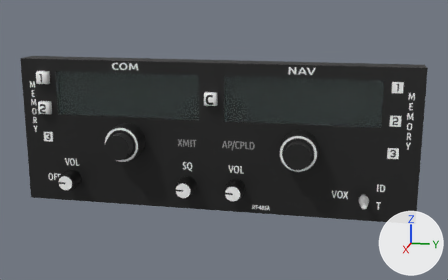
Renders of the Blender file Models/Interior/Panel/Avionics/com-nav/com-nav-1.blend from each side of a commit.
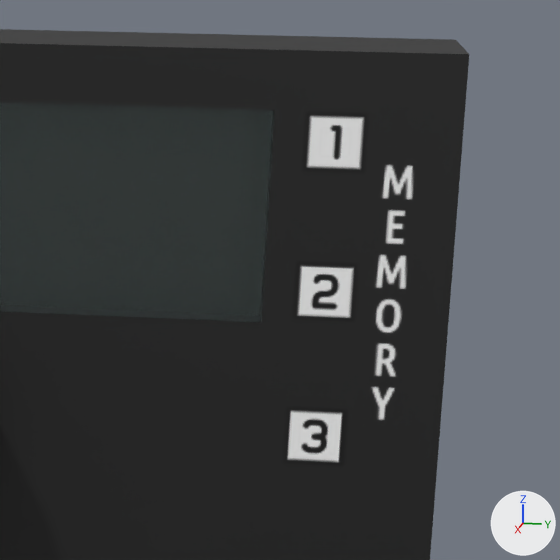
The first picture shows the older version from a 50 mm camera at (0.2342, 0.0519, 0.0582) aimed at (0.0003, 0.0051, -0.0003). The close-ups show both versions on the part from 72% to 100% of the width and 20% to 65% of the height of that picture; other places that the commit changed are outside them. Every picture has the same lights, and +X, +Y and +Z are marked at lower right.

Before the edit, the objects in view are built like this:
```python
me_cube_004 = bpy.data.meshes.new('Cube.004')
me_cube_004.from_pydata(...)  # 16 vertices, 13 faces; spans x -0.0015..0.0015, y -0.0025..0.0025, z -0.0025..0.0025
me_cube_004.polygons.foreach_set('use_smooth', [True] * 13)
me_cube_004.materials.append(mat_buttonmaterial)  # picture img_com_nav_png
me_cube_005 = bpy.data.meshes.new('Cube.005')
me_cube_005.from_pydata(...)  # 16 vertices, 13 faces; spans x -0.0015..0.0015, y -0.0025..0.0025, z -0.0025..0.0025
me_cube_005.polygons.foreach_set('use_smooth', [True] * 13)
me_cube_005.materials.append(mat_buttonmaterial)  # picture img_com_nav_png
me_cube_006 = bpy.data.meshes.new('Cube.006')
me_cube_006.from_pydata(...)  # 16 vertices, 13 faces; spans x -0.0015..0.0015, y -0.0025..0.0025, z -0.0025..0.0025
me_cube_006.polygons.foreach_set('use_smooth', [True] * 13)
me_cube_006.materials.append(mat_buttonmaterial)  # picture img_com_nav_png
me_plane_004 = bpy.data.meshes.new('Plane.004')
me_plane_004.from_pydata(...)  # 34 vertices, 2 faces; spans x 0.0, y -0.065..0.065, z -0.0089..0.0089
me_plane_004.materials.append(mat_glassmaterial)  # white #e5ffff
ob_glass = bpy.data.objects.new('Glass', me_plane_004)
ob_glass.location = (0.0, 0.0, 0.01607)
ob_navmemory1button = bpy.data.objects.new('NAVMemory1Button', me_cube_004)
ob_navmemory1button.location = (0.0015, 0.07, 0.0225)
ob_navmemory1button.hide_set(True)
ob_navmemory2button = bpy.data.objects.new('NAVMemory2Button', me_cube_005)
ob_navmemory2button.location = (0.0015, 0.07, 0.01)
ob_navmemory2button.hide_set(True)
ob_navmemory3button = bpy.data.objects.new('NAVMemory3Button', me_cube_006)
ob_navmemory3button.location = (0.0015, 0.07, -0.0025)
ob_navmemory3button.hide_set(True)
# also in view: 'Face.' at (0.0, 0.0, 0.0); 'Case' at (-0.005, 0.0, 0.0)
```
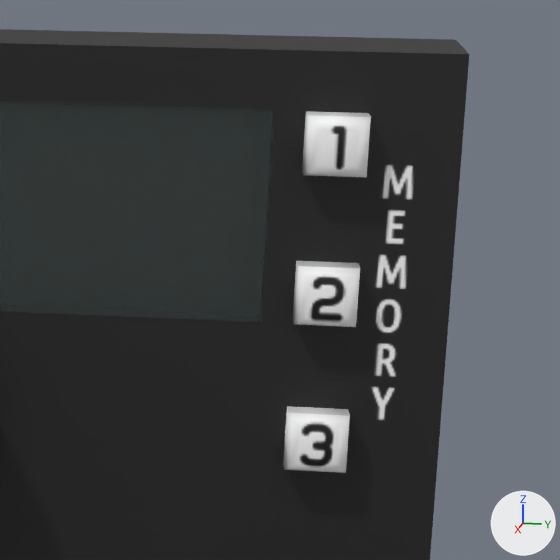
The change in detail:
Object 'NAVMemory1Button' (ob_navmemory1button) is now shown.
Object 'NAVMemory2Button' (ob_navmemory2button) is now shown.
Object 'NAVMemory3Button' (ob_navmemory3button) is now shown.

Pixel boxes (x1, y1, x2, y2) of what changed, in the close-ups (560 x 560 px):
'NAVMemory1Button', shown: after (302, 111, 371, 178)
'NAVMemory2Button', shown: after (292, 261, 360, 327)
'NAVMemory3Button', shown: after (283, 406, 350, 473)
